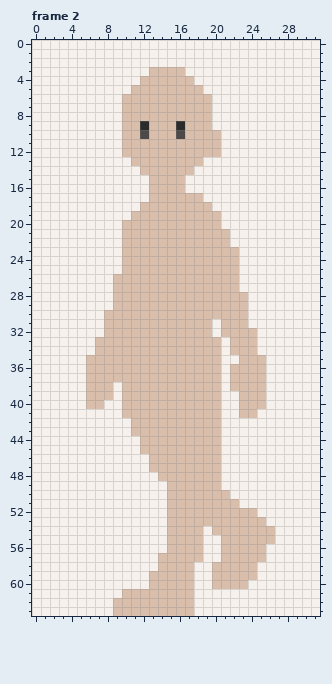
A pixel-art file gets an edit: assets/art/characters/asprite/character-walkcycle.aseprite. Above is the file before it was changed.
32x64 pixels, 8 frames. Shown: frame 2.
New version:
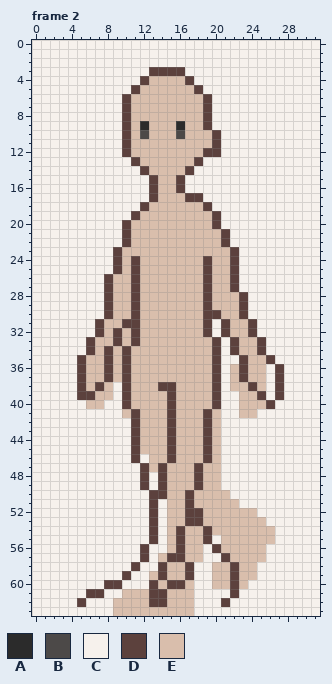
Palette (. is transparent): A #2b2b2b  B #4c4948  C #f6f1ec  D #5c413d  E #d9beac
Change:
Frame 2, layer "skin-outline":
y 3: x 13..16 EEEE -> DDDD
y 4: x 12 E -> D; x 17 E -> D
y 5: x 11 E -> D; x 18 E -> D
y 6..9: x 10 E -> D; x 19 E -> D
y 10..11: x 10 E -> D; x 20 E -> D
y 12: x 10 E -> D; x 19..20 EE -> DD
y 13: x 11 E -> D; x 18 E -> D
y 14: x 12 E -> D; x 17 E -> D
y 15..16: x 13 E -> D; x 16 E -> D
y 17: x 13 E -> D; x 17..18 EE -> DD
y 18: x 12 E -> D; x 19 E -> D
y 19: x 11 E -> D; x 20 E -> D
y 20: x 10 E -> D; x 20 E -> D
y 21..22: x 10 E -> D; x 21 E -> D
y 23: x 9 C -> D; x 22 E -> D
y 24..25: x 9 C -> D; x 11 E -> D; x 19 E -> D; x 22 E -> D
y 26..27: x 8 C -> D; x 11 E -> D; x 19 E -> D; x 22 E -> D
y 28..29: x 8 C -> D; x 11 E -> D; x 19 E -> D; x 23 E -> D
y 30: x 8 E -> D; x 11 E -> D; x 19..20 EE -> DD; x 23 E -> D
y 31: x 7 C -> D; x 10..11 EE -> DD; x 19 E -> D; x 21 E -> D; x 24 C -> D
y 32: x 7 C -> D; x 9 E -> D; x 11 E -> D; x 19 E -> D; x 21 E -> D; x 24 E -> D
y 33: x 6 C -> D; x 9 E -> D; x 11 E -> D; x 20 E -> D; x 22 E -> D; x 25 C -> D
y 34: x 6 C -> D; x 8 E -> D; x 10 E -> D; x 20 E -> D; x 22 E -> D; x 25 C -> D
y 35: x 5 C -> D; x 8 E -> D; x 10 E -> D; x 20 E -> D; x 23 E -> D; x 26 C -> D
y 36..37: x 5 C -> D; x 8 E -> D; x 10 E -> D; x 20 E -> D; x 23 E -> D; x 27 C -> D
y 38: x 5 C -> D; x 7 E -> D; x 10 E -> D; x 14..15 EE -> DD; x 20 E -> D; x 24 E -> D; x 27 C -> D
y 39: x 5..6 CE -> DD; x 10 E -> D; x 15 E -> D; x 20 E -> D; x 25 E -> D; x 27 C -> D
y 40: x 10 E -> D; x 15 E -> D; x 20 E -> D; x 26 C -> D
y 41..43: x 11 E -> D; x 15 E -> D; x 19 E -> D
y 44..46: x 11 C -> D; x 15 E -> D; x 19 E -> D
y 47..48: x 12 C -> D; x 14 E -> D; x 18 E -> D
y 49: x 12 C -> D; x 14 C -> D; x 18 E -> D
y 50: x 13..14 CC -> DD; x 17 E -> D
y 51: x 13 C -> D; x 17 E -> D
y 52..53: x 13 C -> D; x 17..18 EE -> DD
y 54..55: x 13 C -> D; x 16 E -> D; x 19 C -> D
y 56: x 12 C -> D; x 16 E -> D; x 20 C -> D
y 57: x 12 C -> D; x 15..16 EE -> DD; x 21 E -> D
y 58: x 11 C -> D; x 14 E -> D; x 17 E -> D; x 22 E -> D
y 59: x 10 C -> D; x 14 E -> D; x 17 E -> D; x 22 E -> D
y 60: x 8..9 CC -> DD; x 13 E -> D; x 15..16 EE -> DD; x 22 E -> D
y 61: x 6..7 CC -> DD; x 13..14 EE -> DD; x 22 C -> D
y 62: x 5 C -> D; x 13..14 EE -> DD; x 21 C -> D
Where, in picture pixels (left, top, right, bottom), the same in both pictures:
changed: (77, 67, 284, 607)
